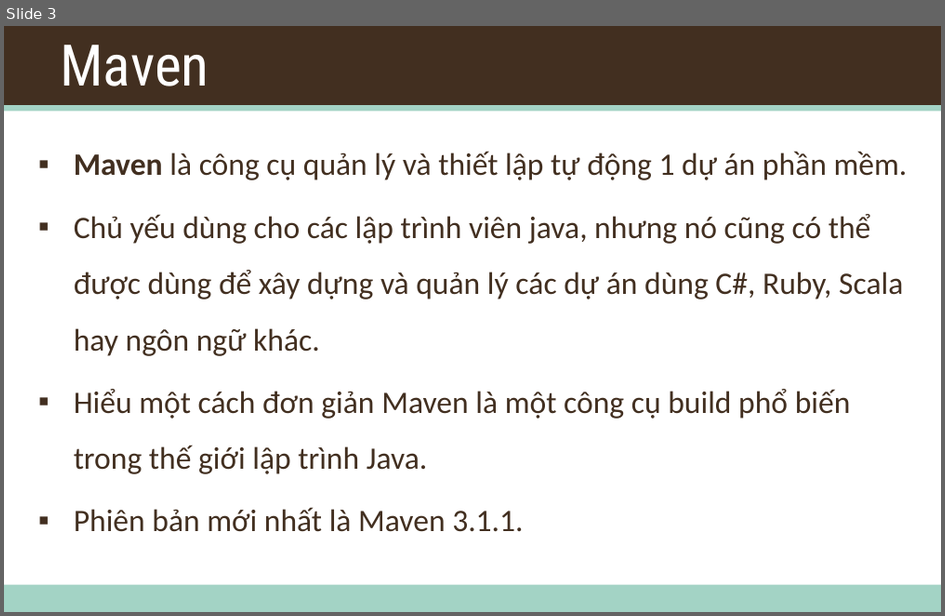
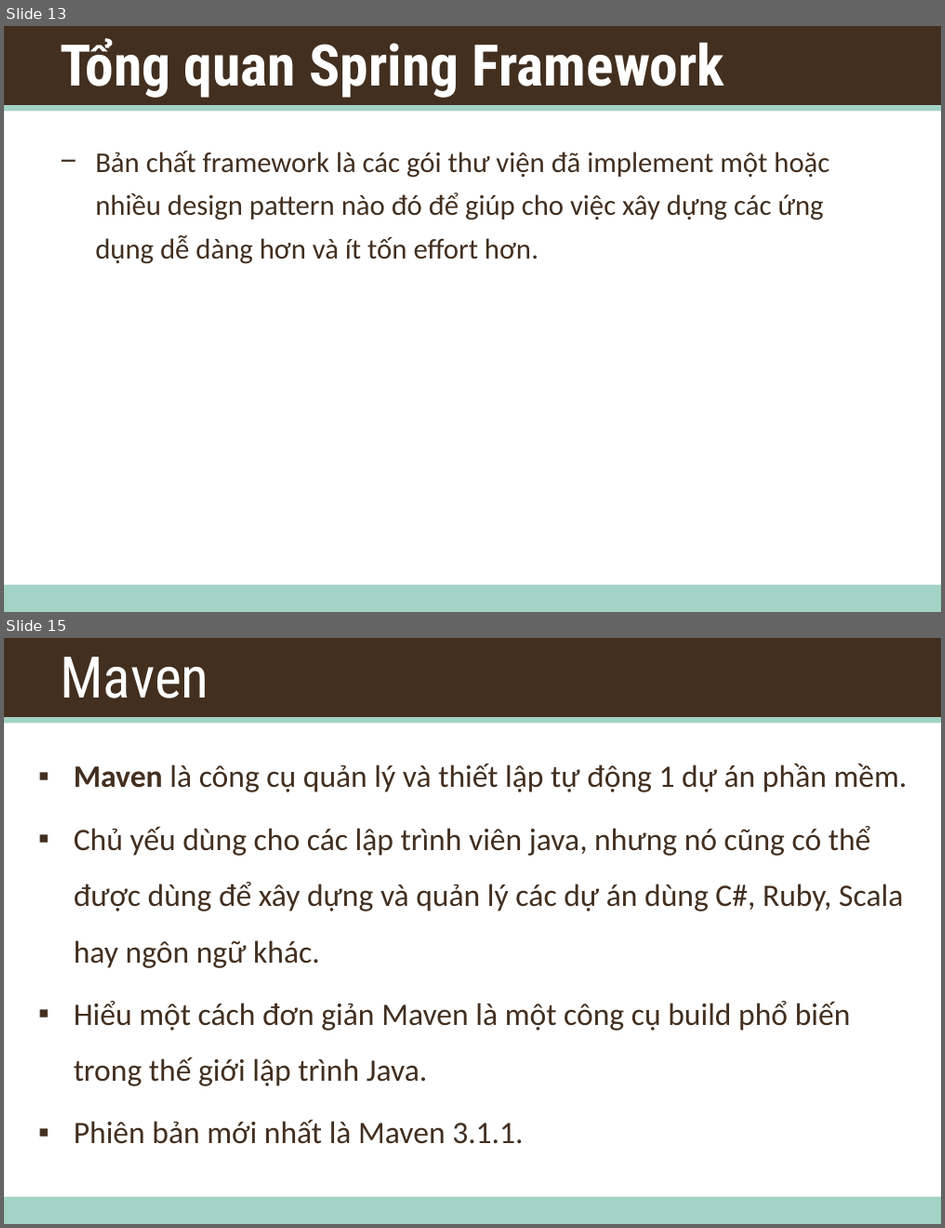
Before and after one commit to daotk/cap-deadline, a slide deck: Training/Training.pptx. Shown one above the other, each under a label of ours: slide 3 before the commit, slides 13 and 15 after it; the slides between them are not shown. The pictures are 945x616 and 945x1228 pixels, drawn with LibreOffice and Linux fonts; fonts in the diff are those of the drawing; background and template pictures are left out. Boxes give left, top, right and bottom in pixels: in the first picture for what was removed or moved away, otherwise in the second. Text is boxed around its words. In the diff, an @@ line names an element or a change of style, - is before the commit and + after.

```diff
--- a/Training/Training.pptx
+++ b/Training/Training.pptx
@@ slide 13 added at <box>4,26,941,612</box>, background #FFFFFF; not listed: 3 template elements that a slide beside it also shows @@
@@ title added at <box>60,38,726,98</box>, 44 pt, text #FFFFFF, bold @@
+Tổng quan Spring Framework
@@ text added at <box>95,151,830,264</box>, 22 pt, text #422F20 @@
+− Bản chất framework là các gói thư viện đã implement một hoặc nhiều design pattern nào đó để giúp cho việc xây dựng các ứng dụng dễ dàng hơn và ít tốn effort hơn.
@@ what was slide 3 is now slide 15 @@
```
Also in this commit, not shown: 1 slide changed, 12 other slides added, 1 slide removed.
